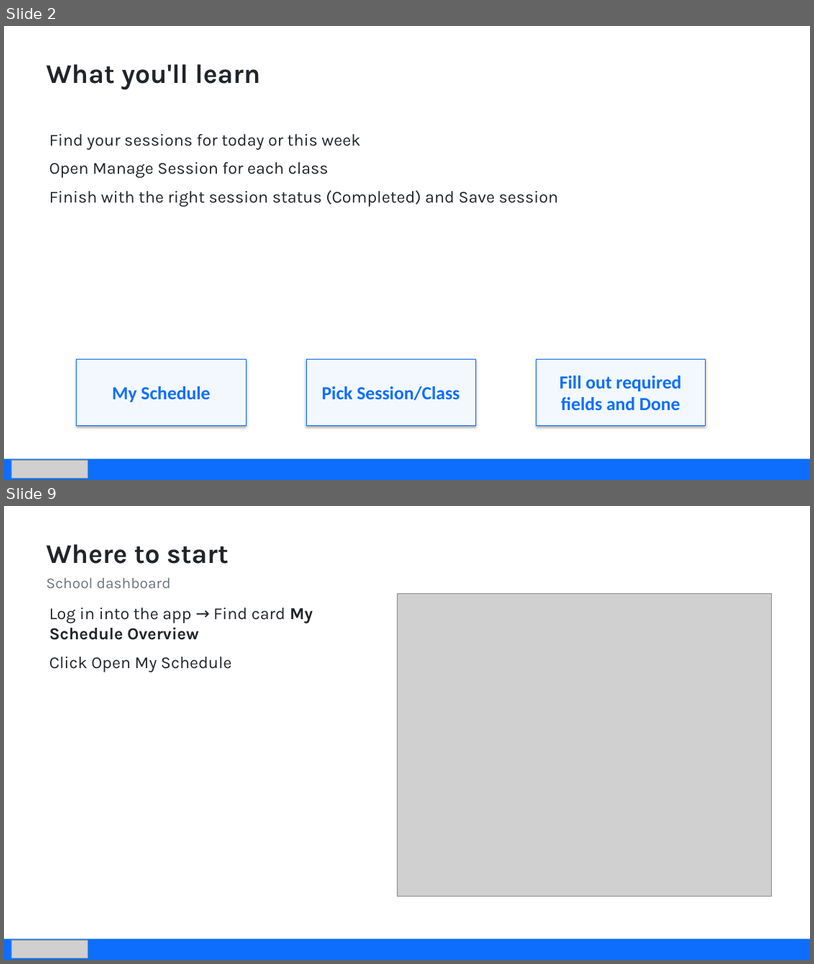
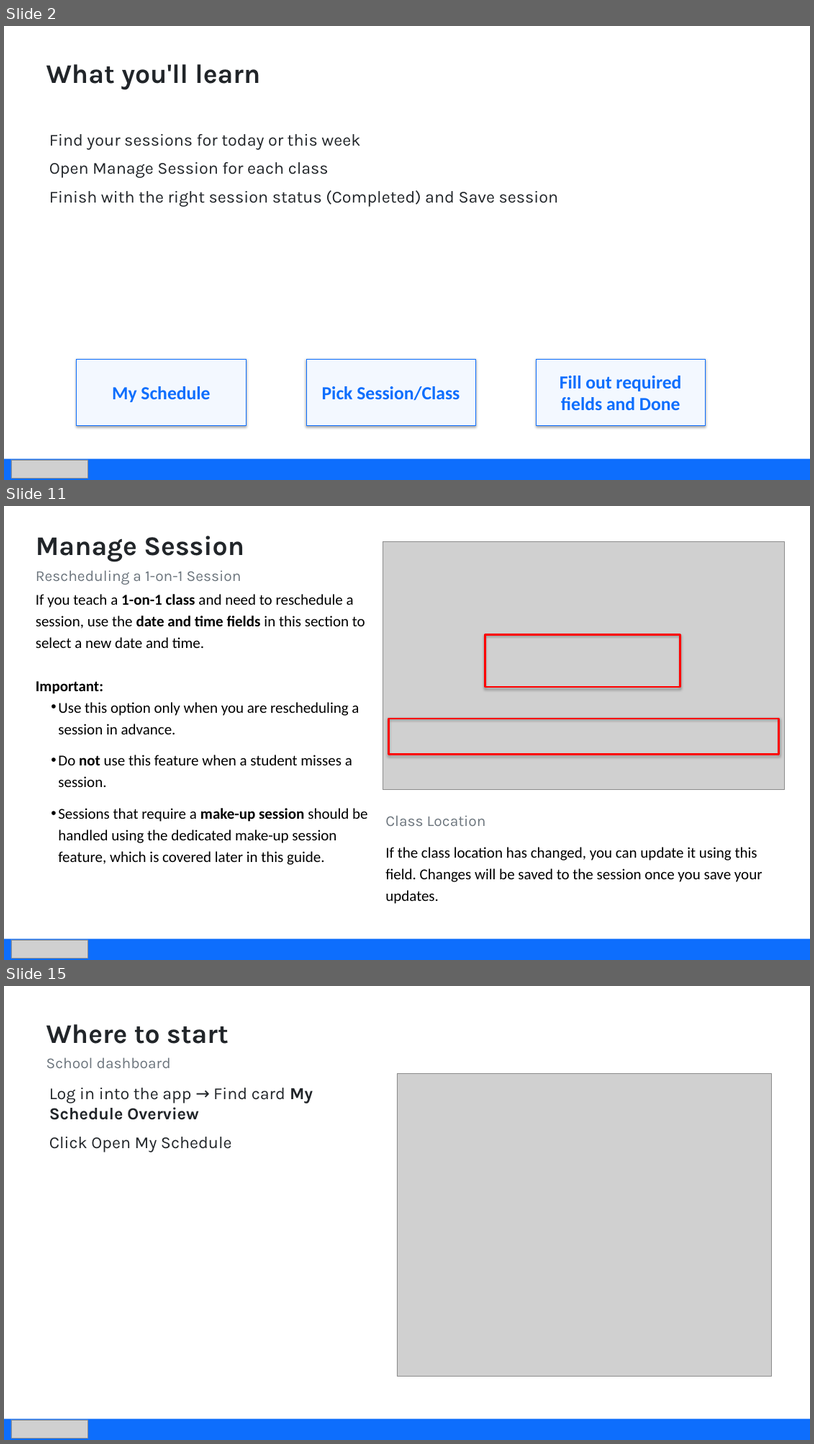
Before and after one commit to amin83p/Website-Core-Package, a slide deck: docs/training/teacher-daily-app/Teacher-Daily-App-Training.pptx. Shown one above the other, each under a label of ours: slides 2 and 9 before the commit, slides 2, 11 and 15 after it; the slides between them are not shown. The pictures are 814x964 and 814x1444 pixels, drawn with LibreOffice and Linux fonts; fonts in the diff are those of the drawing; grey boxes stand for pictures. Boxes give left, top, right and bottom in pixels: in the first picture for what was removed or moved away, otherwise in the second. Text is boxed around its words. In the diff, an @@ line names an element or a change of style, - is before the commit and + after.

```diff
--- a/docs/training/teacher-daily-app/Teacher-Daily-App-Training.pptx
+++ b/docs/training/teacher-daily-app/Teacher-Daily-App-Training.pptx
@@ slide 11 added at [4,506,810,960], background #FFFFFF @@
@@ text added at [36,536,244,584], 18 pt, text #6C757D @@
+Manage Session
+Rescheduling a 1-on-1 Session
@@ picture added at [383,541,784,789] @@
@@ text added at [36,594,368,865], 18 pt, text #000000 @@
+If you teach a 1-on-1 class and need to reschedule a session, use the date and time fields in this section to select a new date and time.
+Important:
+• Use this option only when you are rescheduling a session in advance.
+• Do not use this feature when a student misses a session.
+• Sessions that require a make-up session should be handled using the dedicated make-up session feature, which is covered later in this guide.
@@ rectangle added at [486,635,681,687], outline #FF0000 2.25 pt @@
@@ rectangle added at [388,718,779,754], outline #FF0000 2.25 pt @@
@@ text added at [386,815,763,903], 18 pt, text #000000 @@
+Class Location
+If the class location has changed, you can update it using this field. Changes will be saved to the session once you save your updates.
@@ rectangle added at [4,939,810,960], fill #0D6EFD @@
@@ picture added at [11,939,88,958] @@
@@ what was slide 9 is now slide 15 @@
```
Also in this commit, not shown: 6 slides changed, 5 other slides added.
